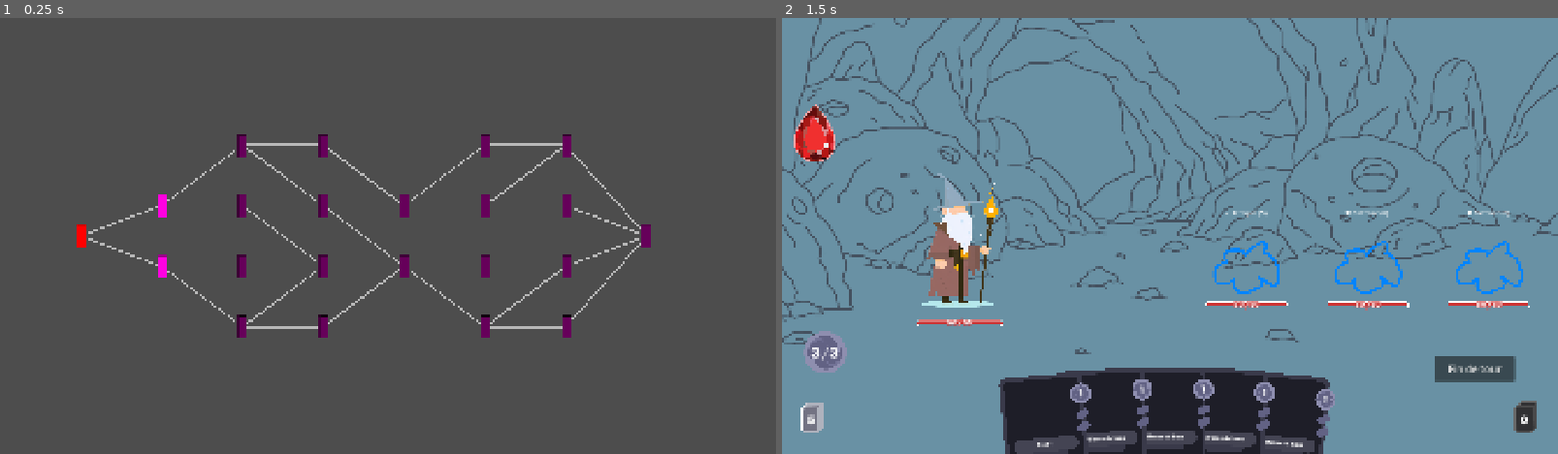
Above: before the commit, frames 1-2 (left to right).
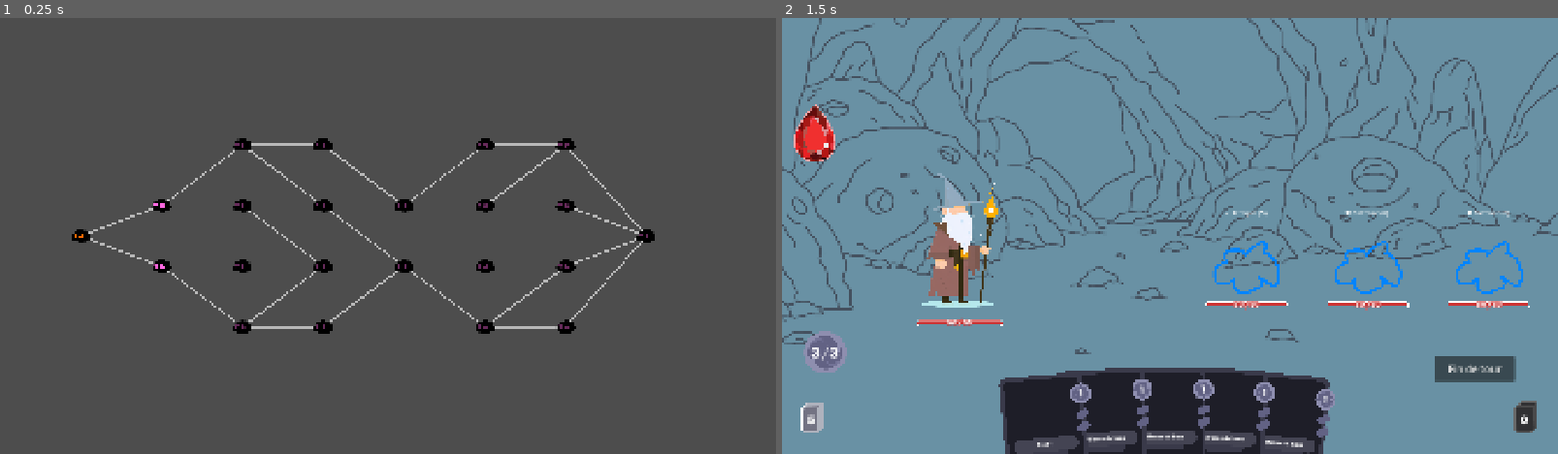
Above: after the commit, the same moments.

Repository: Elehos/jeu_de_bouboules
Game: Godot game, scene res://scenes/map/MapView.tscn
Same seed, same stepped clock (60 frames per second), same inputs: the game is played once before the commit and once after it.
Inputs (mouse positions are in pixels of both pictures, inside the frame that each line leads up to):
- Up to frame 1 (0.25 s): no input
- Up to frame 2 (1.5 s): tap Enter at 0.5 s; drag from (859, 236) to (1022, 144) at 0.52 s; tap Space at 1.25 s; drag from (944, 205) to (1022, 327) at 1.27 s

The runs differ from the first frame. In frame 1, 1.9% of the frame differs, in the area x 9-85%, y 26-74%; in frame 2, nothing differs.

Commit message:
Ajout icon combat map

Diff:
--- a/scenes/map/MapNodeView.tscn
+++ b/scenes/map/MapNodeView.tscn
@@ -1,9 +1,7 @@
 [gd_scene format=3 uid="uid://bo3yke6qitm6a"]
 
 [ext_resource type="Script" uid="uid://bllth4kvptv3n" path="res://script/map/MapNodeView.gd" id="1_cvdme"]
-
-[sub_resource type="PlaceholderTexture2D" id="PlaceholderTexture2D_fh5yr"]
-size = Vector2(40, 40)
+[ext_resource type="Texture2D" uid="uid://cydhdsmwjsrx2" path="res://assets/map/combat_icon.png" id="2_pakq0"]
 
 [sub_resource type="CircleShape2D" id="CircleShape2D_kpnqr"]
 
@@ -12,9 +10,10 @@
 
 [node name="Icon" type="Sprite2D" parent="." unique_id=1859024127]
 modulate = Color(1, 0.40774983, 0.88240844, 1)
-position = Vector2(0, 0.75)
-scale = Vector2(0.57, 1.425)
-texture = SubResource("PlaceholderTexture2D_fh5yr")
+position = Vector2(-0.19999975, -0.5)
+scale = Vector2(0.2, 0.2)
+texture = ExtResource("2_pakq0")
 
 [node name="CollisionShape2D" type="CollisionShape2D" parent="." unique_id=361079800]
+scale = Vector2(2, 2)
 shape = SubResource("CircleShape2D_kpnqr")
Binary file added: assets/map/combat_icon.png
Not shown, added: assets/map/combat_icon.png.import
